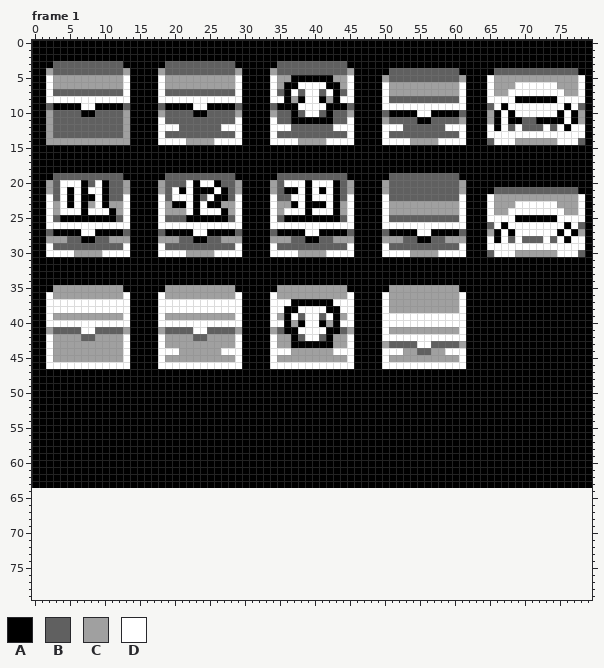
A pixel-art file gets an edit: art/concept/chests.ase. The picture above was drawn from the file before the commit.
80x64 pixels, 4 frames. Shown: frame 1. The old version is drawn lined up with the new one, on the new canvas. The commit also changed other frames, which this record leaves out.
Palette (. is transparent): A #000000  B #606060  C #a0a0a0  D #ffffff
Pixels before, frame 1 (only the part around the change), first column x 0:
45 AADCCCCCCCCCCDAAAADCCCCCCCCCCDAAAADCCCCCCCCCCDAAAADCCCCCCCCCCDAAAAAAAAAAAAAAAAAA
46 AADDDDDDDDDDDDAAAADDDDDDDDDDDDAAAADDDDDDDDDDDDAAAADDDDDDDDDDDDAAAAAAAAAAAAAAAAAA
47 AAAAAAAAAAAAAAAAAAAAAAAAAAAAAAAAAAAAAAAAAAAAAAAAAAAAAAAAAAAAAAAAAAAAAAAAAAAAAAAA
48 AAAAAAAAAAAAAAAAAAAAAAAAAAAAAAAAAAAAAAAAAAAAAAAAAAAAAAAAAAAAAAAAAAAAAAAAAAAAAAAA
49 AAAAAAAAAAAAAAAAAAAAAAAAAAAAAAAAAAAAAAAAAAAAAAAAAAAAAAAAAAAAAAAAAAAAAAAAAAAAAAAA
50 AAAAAAAAAAAAAAAAAAAAAAAAAAAAAAAAAAAAAAAAAAAAAAAAAAAAAAAAAAAAAAAAAAAAAAAAAAAAAAAA
51 AAAAAAAAAAAAAAAAAAAAAAAAAAAAAAAAAAAAAAAAAAAAAAAAAAAAAAAAAAAAAAAAAAAAAAAAAAAAAAAA
52 AAAAAAAAAAAAAAAAAAAAAAAAAAAAAAAAAAAAAAAAAAAAAAAAAAAAAAAAAAAAAAAAAAAAAAAAAAAAAAAA
53 AAAAAAAAAAAAAAAAAAAAAAAAAAAAAAAAAAAAAAAAAAAAAAAAAAAAAAAAAAAAAAAAAAAAAAAAAAAAAAAA
54 AAAAAAAAAAAAAAAAAAAAAAAAAAAAAAAAAAAAAAAAAAAAAAAAAAAAAAAAAAAAAAAAAAAAAAAAAAAAAAAA
55 AAAAAAAAAAAAAAAAAAAAAAAAAAAAAAAAAAAAAAAAAAAAAAAAAAAAAAAAAAAAAAAAAAAAAAAAAAAAAAAA
56 AAAAAAAAAAAAAAAAAAAAAAAAAAAAAAAAAAAAAAAAAAAAAAAAAAAAAAAAAAAAAAAAAAAAAAAAAAAAAAAA
57 AAAAAAAAAAAAAAAAAAAAAAAAAAAAAAAAAAAAAAAAAAAAAAAAAAAAAAAAAAAAAAAAAAAAAAAAAAAAAAAA
58 AAAAAAAAAAAAAAAAAAAAAAAAAAAAAAAAAAAAAAAAAAAAAAAAAAAAAAAAAAAAAAAAAAAAAAAAAAAAAAAA
59 AAAAAAAAAAAAAAAAAAAAAAAAAAAAAAAAAAAAAAAAAAAAAAAAAAAAAAAAAAAAAAAAAAAAAAAAAAAAAAAA
60 AAAAAAAAAAAAAAAAAAAAAAAAAAAAAAAAAAAAAAAAAAAAAAAAAAAAAAAAAAAAAAAAAAAAAAAAAAAAAAAA
61 AAAAAAAAAAAAAAAAAAAAAAAAAAAAAAAAAAAAAAAAAAAAAAAAAAAAAAAAAAAAAAAAAAAAAAAAAAAAAAAA
62 AAAAAAAAAAAAAAAAAAAAAAAAAAAAAAAAAAAAAAAAAAAAAAAAAAAAAAAAAAAAAAAAAAAAAAAAAAAAAAAA
63 AAAAAAAAAAAAAAAAAAAAAAAAAAAAAAAAAAAAAAAAAAAAAAAAAAAAAAAAAAAAAAAAAAAAAAAAAAAAAAAA
64 ................................................................................
65 ................................................................................
66 ................................................................................
67 ................................................................................
68 ................................................................................
69 ................................................................................
70 ................................................................................
71 ................................................................................
72 ................................................................................
73 ................................................................................
74 ................................................................................
75 ................................................................................
76 ................................................................................
77 ................................................................................
78 ................................................................................
79 ................................................................................
After:
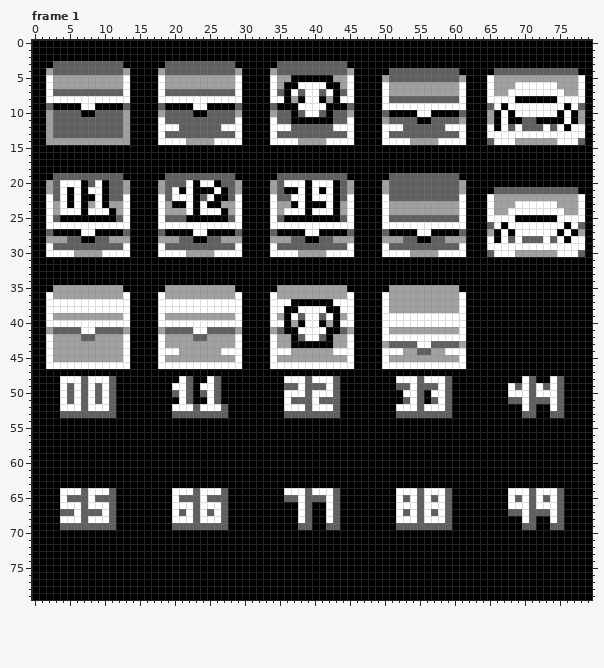
From the commit log: Add a bunch of small timer sprites for the timed chests to use
The edit:
canvas 80x64 -> 80x80
Changed rows in their new state; - is an unchanged pixel.
Frame 1:
first column x 4:
48 DDDBDDDB---------DB--DB---------DDDBDDDB--------DDDBDDDB----------DB--DB
49 DBDBDBDB--------DDB-DDB---------BBDBBBDB--------BBDBBBDB--------DBDBDBDB
50 DBDBDBDB--------BDB-BDB---------DDDBDDDB---------DDB-DDB--------DDDBDDDB
51 DBDBDBDB---------DB--DB---------DBBBDBBB---------BDB-BDB--------BBDBBBDB
52 DDDBDDDB--------DDDBDDDB--------DDDBDDDB--------DDDBDDDB----------DB--DB
53 BBBBBBBB--------BBBBBBBB--------BBBBBBBB--------BBBBBBBB----------BB--BB
first column x 0:
64 AAAADDDBDDDBAAAAAAAADDDBDDDBAAAAAAAADDDBDDDBAAAAAAAADDDBDDDBAAAAAAAADDDBDDDBAAAA
65 AAAADBBBDBBBAAAAAAAADBBBDBBBAAAAAAAABBDBBBDBAAAAAAAADBDBDBDBAAAAAAAADBDBDBDBAAAA
66 AAAADDDBDDDBAAAAAAAADDDBDDDBAAAAAAAAAADBAADBAAAAAAAADDDBDDDBAAAAAAAADDDBDDDBAAAA
67 AAAABBDBBBDBAAAAAAAADBDBDBDBAAAAAAAAAADBAADBAAAAAAAADBDBDBDBAAAAAAAABBDBBBDBAAAA
68 AAAADDDBDDDBAAAAAAAADDDBDDDBAAAAAAAAAADBAADBAAAAAAAADDDBDDDBAAAAAAAAAADBAADBAAAA
69 AAAABBBBBBBBAAAAAAAABBBBBBBBAAAAAAAAAABBAABBAAAAAAAABBBBBBBBAAAAAAAAAABBAABBAAAA
70 AAAAAAAAAAAAAAAAAAAAAAAAAAAAAAAAAAAAAAAAAAAAAAAAAAAAAAAAAAAAAAAAAAAAAAAAAAAAAAAA
71 AAAAAAAAAAAAAAAAAAAAAAAAAAAAAAAAAAAAAAAAAAAAAAAAAAAAAAAAAAAAAAAAAAAAAAAAAAAAAAAA
72 AAAAAAAAAAAAAAAAAAAAAAAAAAAAAAAAAAAAAAAAAAAAAAAAAAAAAAAAAAAAAAAAAAAAAAAAAAAAAAAA
73 AAAAAAAAAAAAAAAAAAAAAAAAAAAAAAAAAAAAAAAAAAAAAAAAAAAAAAAAAAAAAAAAAAAAAAAAAAAAAAAA
74 AAAAAAAAAAAAAAAAAAAAAAAAAAAAAAAAAAAAAAAAAAAAAAAAAAAAAAAAAAAAAAAAAAAAAAAAAAAAAAAA
75 AAAAAAAAAAAAAAAAAAAAAAAAAAAAAAAAAAAAAAAAAAAAAAAAAAAAAAAAAAAAAAAAAAAAAAAAAAAAAAAA
76 AAAAAAAAAAAAAAAAAAAAAAAAAAAAAAAAAAAAAAAAAAAAAAAAAAAAAAAAAAAAAAAAAAAAAAAAAAAAAAAA
77 AAAAAAAAAAAAAAAAAAAAAAAAAAAAAAAAAAAAAAAAAAAAAAAAAAAAAAAAAAAAAAAAAAAAAAAAAAAAAAAA
78 AAAAAAAAAAAAAAAAAAAAAAAAAAAAAAAAAAAAAAAAAAAAAAAAAAAAAAAAAAAAAAAAAAAAAAAAAAAAAAAA
79 AAAAAAAAAAAAAAAAAAAAAAAAAAAAAAAAAAAAAAAAAAAAAAAAAAAAAAAAAAAAAAAAAAAAAAAAAAAAAAAA
Boxes around the changes in both pictures, in picture pixels (x1, y1, x2, y2):
changed: (60, 376, 116, 418)
changed: (172, 376, 228, 418)
changed: (284, 376, 340, 418)
changed: (396, 376, 452, 418)
changed: (508, 376, 564, 418)
added: (32, 488, 592, 600)
